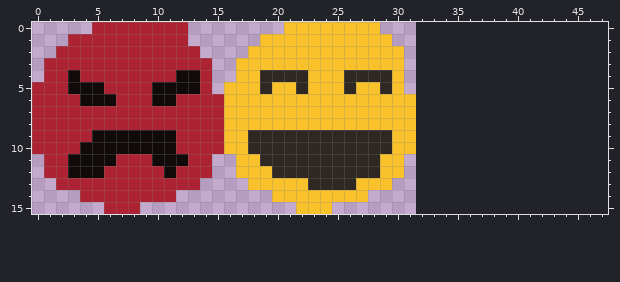
A pixel-art sprite gets an edit: ChopTapper/customeremotion.png. That is the earlier state.
The file is 32x16 pixels. The old version is drawn lined up with the new one, on the new canvas.
Once edited:
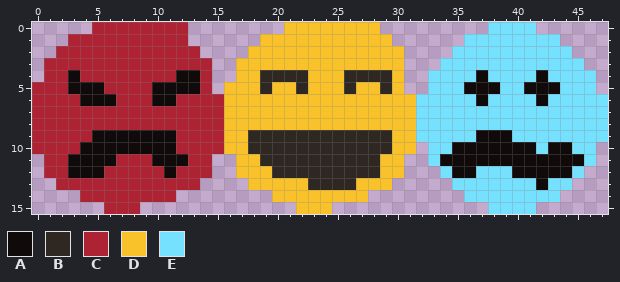
Palette (. is transparent): A #100b0a  B #2f2722  C #ae2334  D #f9c22b  E #76e0ff
Change:
canvas 32x16 -> 48x16
@@ x 30..47 @@
- 0 ..................
- 1 ..................
- 2 D.................
- 3 D.................
- 4 D.................
- 5 D.................
- 6 DD................
- 7 DD................
- 8 DD................
- 9 DD................
-10 DD................
-11 D.................
-12 D.................
-13 ..................
-14 ..................
-15 ..................
+ 0 ........EEEE......
+ 1 ......EEEEEEEE....
+ 2 D....EEEEEEEEEE...
+ 3 D...EEEEEEEEEEEE..
+ 4 D..EEEEAEEEEAEEEE.
+ 5 D..EEEAAAEEAAAEEE.
+ 6 DDEEEEEAEEEEAEEEEE
+ 7 DDEEEEEEEEEEEEEEEE
+ 8 DDEEEEEEEEEEEEEEEE
+ 9 DDEEEEEAAAEEEEEEEE
+10 DD.EEAAAAAAAEAAEE.
+11 D..EAAAAAAAAAAAAE.
+12 D...EAAEEEAAAAAE..
+13 .....EEEEEEEAEE...
+14 ......EEEEEEEE....
+15 ........EEEE......
Boxes around the changes in both pictures, in picture pixels (x1, y1, x2, y2):
added: (416, 22, 608, 214)
